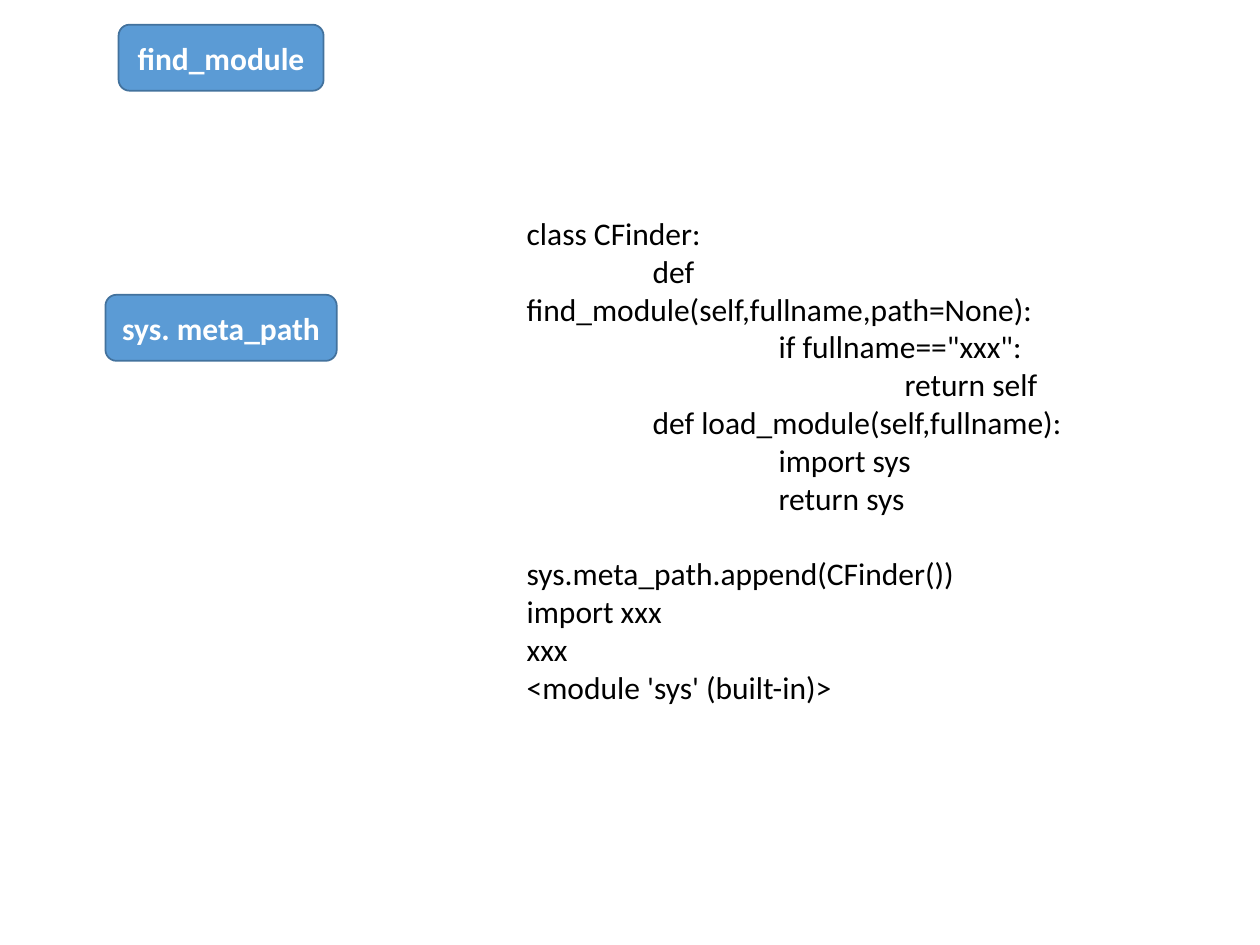
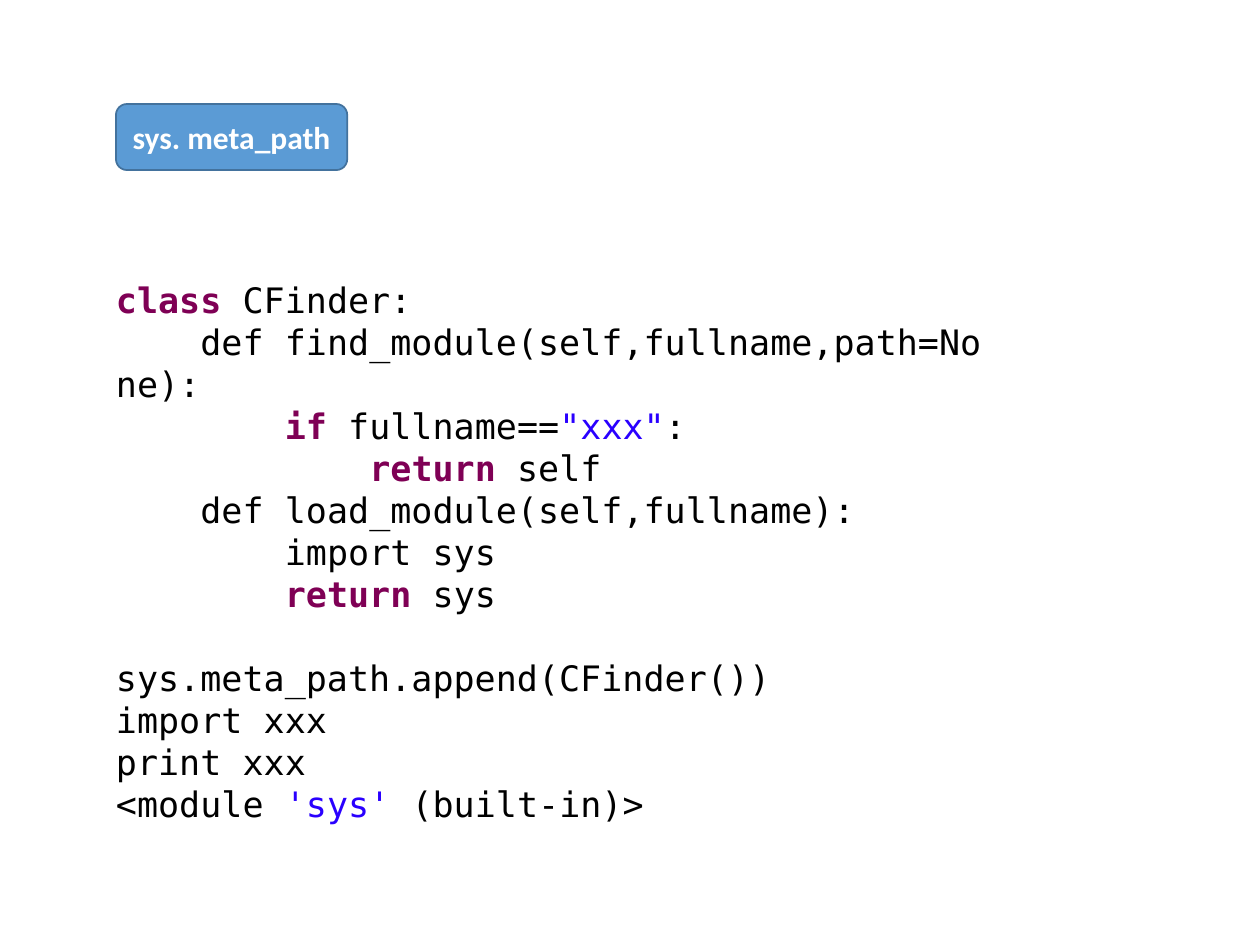
Before and after one commit to menfeng/studynote, a slide deck: slide 10 of python/source code/import/import.pptx (slide 8 before the commit). Drawn at 1260x945 pixels with LibreOffice and Linux fonts; fonts in the diff are those of the drawing. Boxes give left, top, right and bottom in pixels: in the first picture for what was removed or moved away, otherwise in the second. Text is boxed around its words. In the diff, an @@ line names an element or a change of style, - is before the commit and + after.

```diff
--- a/python/source code/import/import.pptx
+++ b/python/source code/import/import.pptx
@@ rounded rectangle removed at box(118, 25, 324, 91) @@
-find_module
@@ rounded rectangle "sys. meta_path": place and size @@
-rounded rectangle "sys. meta_path" at box(106, 295, 338, 360)
+rounded rectangle "sys. meta_path" at box(116, 105, 348, 170)
@@ text at box(116, 286, 981, 825): size 18 to 20 pt, font Calibri to DejaVu Sans Mono; text colour #000000 to #7F0055, bold on in "class", "if", "return", "return"; text colour #000000 to #2A00FF in "fullname=="xxx":", "'sys'" @@
@@ text "class CFinder:": place and size @@
-text "class CFinder:" at box(527, 223, 1061, 704)
+text "class CFinder:" at box(116, 286, 981, 825)
@@ text "class CFinder:" at box(116, 286, 981, 825): vertical alignment top to middle @@
@@ text at box(116, 748, 306, 783): text changed; size 18 to 20 pt; font Calibri to DejaVu Sans Mono @@
-xxx
+print xxx
```
Also in this commit, not shown: 7 other slides changed, 5 slides added, 2 slides removed.
